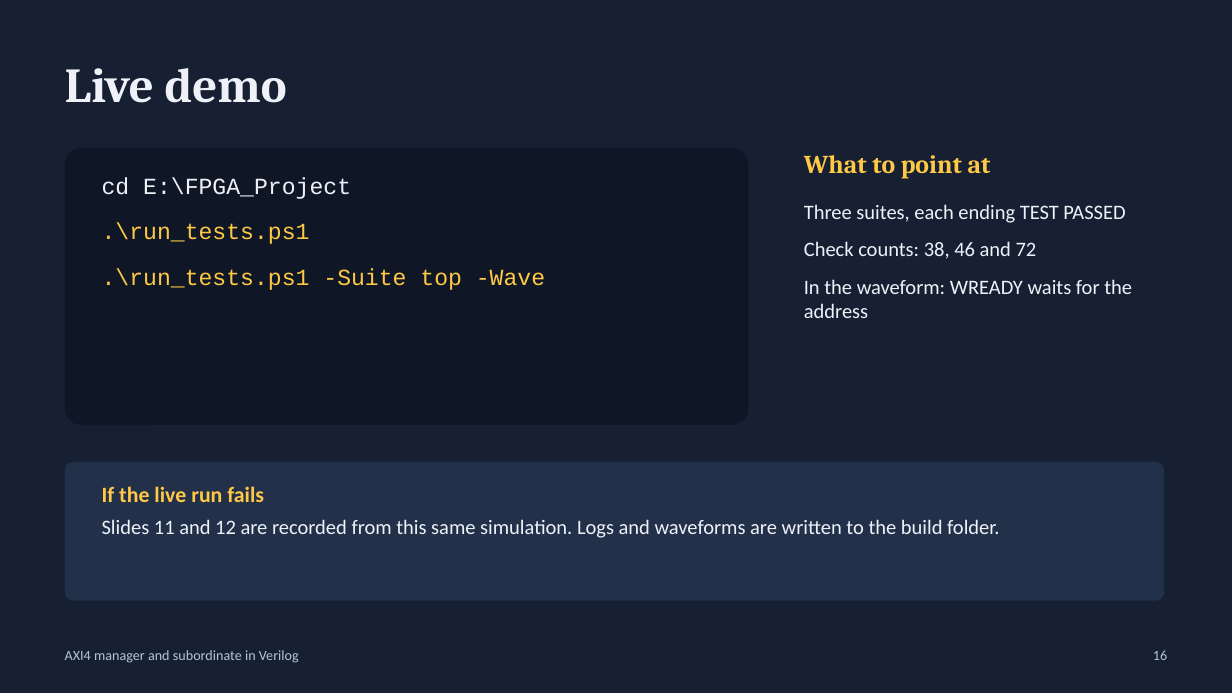
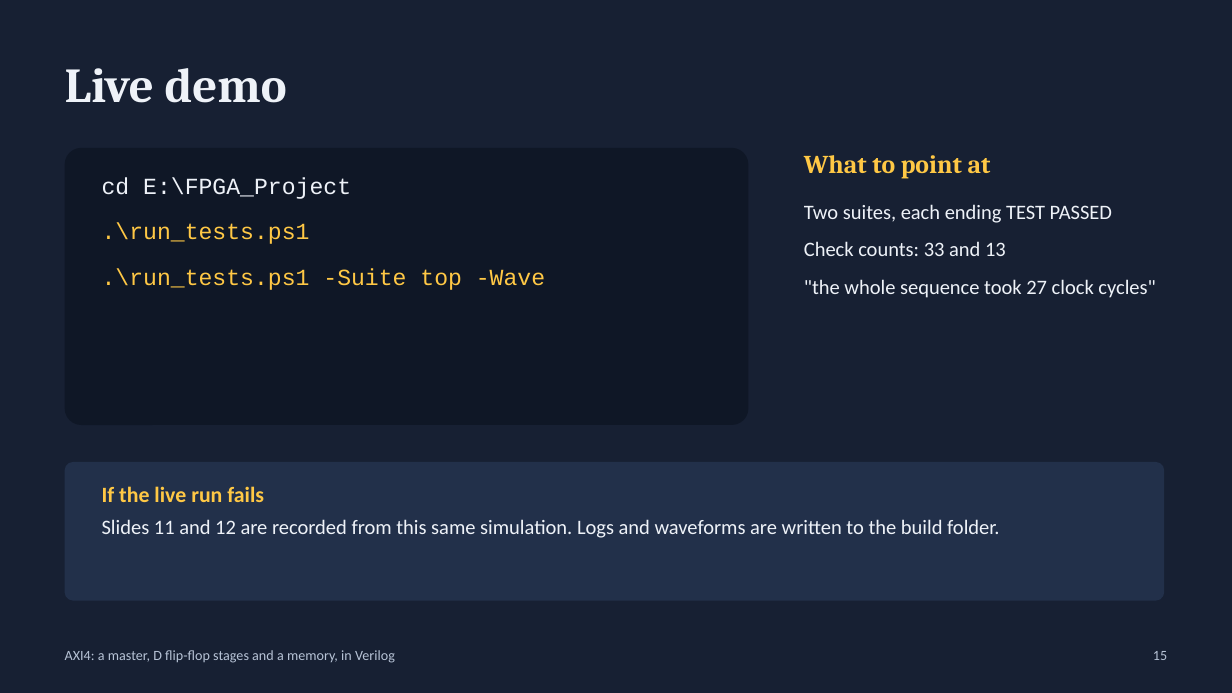
Before and after one commit to Moksha2709/Axi4_FPGA_Implementation, a slide deck: slide 15 of docs/AXI4_Viva_Presentation.pptx (slide 16 before the commit). Drawn at 1232x693 pixels with LibreOffice and Linux fonts; fonts in the diff are those of the drawing. Boxes give left, top, right and bottom in pixels: in the first picture for what was removed or moved away, otherwise in the second. Text is boxed around its words. In the diff, an @@ line names an element or a change of style, - is before the commit and + after.

Commit message:
Master that starts transfers itself, D flip-flop stages on all five channels; INCR-only bursts, no attribute signals; regenerate diagram, waveforms and presentation

```diff
--- a/docs/AXI4_Viva_Presentation.pptx
+++ b/docs/AXI4_Viva_Presentation.pptx
@@ text at (804,204,1155,298): text changed @@
-Three suites, each ending TEST PASSED
-Check counts: 38, 46 and 72
-In the waveform: WREADY waits for the address
+Two suites, each ending TEST PASSED
+Check counts: 33 and 13
+"the whole sequence took 27 clock cycles"
@@ text at (65,650,395,663): text changed @@
-AXI4 manager and subordinate in Verilog
+AXI4: a master, D flip-flop stages and a memory, in Verilog
@@ text at (1153,651,1167,660): text changed @@
-16
+15
```
Also in this commit, not shown: 7 other slides changed, 8 slides added, 9 slides removed, 23 other files.
